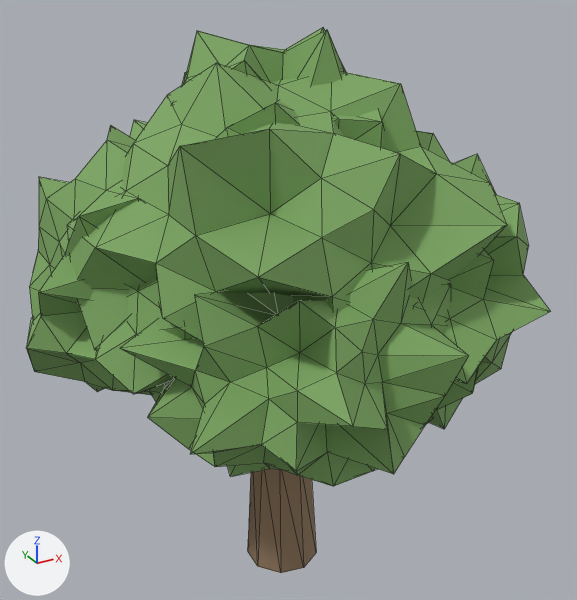
The glTF model bevy-prototype/assets/models/tree.glb as it was, and as the next commit left it.
Camera for both pictures: a 50 mm camera at (-2.88, -5.38, 5.28) aimed at (0.09, 0.02, 2.58). Arrows for +X, +Y and +Z are at lower left; the lights stay in place. The picture after the commit comes second. Mesh edges are drawn as thin lines. Where no turn or scale is listed for an object, it has been applied to the vertices. Vertices at exactly the same position are counted once.

Names of what the first picture shows: 'canopy', 'trunk'.
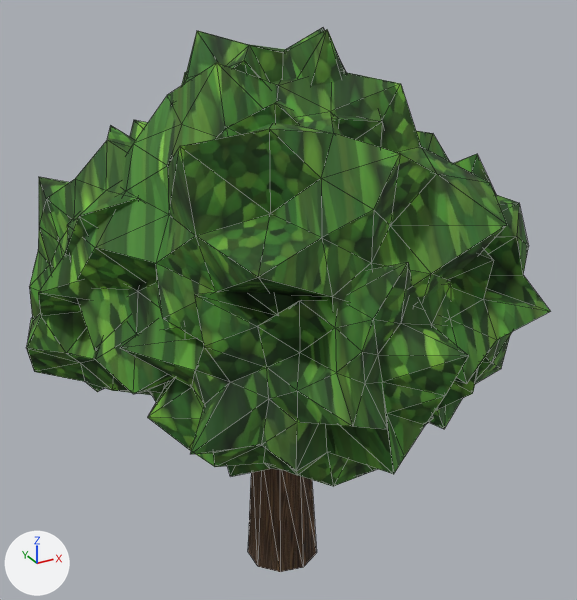
Boxes [x1, y1, x2, y2] around the edits, measured in the pictures (577 x 600 px):
```json
{"object": "canopy", "change": "surface changed", "before": [26, 27, 550, 486], "after": [26, 27, 550, 486], "on screen": "darker"}
{"object": "trunk", "change": "surface changed", "before": [248, 469, 316, 572], "after": [248, 469, 316, 572]}
```

The change, as JSON lines over the scene's bpy script:
```json
{"op": "add", "block": "img_image_2", "code": ["img_image_2 = load_image('Image_2', '_unpacked/Image_2', 512, 512, 'sRGB')"]}
{"op": "add", "block": "img_image_3", "code": ["img_image_3 = load_image('Image_3', '_unpacked/Image_3', 256, 256, 'Non-Color')"]}
{"op": "add", "block": "img_image_1", "code": ["img_image_1 = load_image('Image_1', '_unpacked/Image_1', 256, 256, 'Non-Color')"]}
{"op": "add", "block": "img_image_0", "code": ["img_image_0 = load_image('Image_0', '_unpacked/Image_0', 256, 256, 'sRGB')"]}
{"block": "mat_bark", "where": "n0 = _N.new('ShaderNodeBsdfPrincipled'); n0.name = 'Principled BSDF'"}
{"op": "remove", "block": "mat_bark", "code": "n0.inputs[0].default_value = (0.3, 0.2, 0.12, 1.0)  # 'Base Color', brown #957c61"}
{"op": "add", "block": "mat_bark", "code": "n2 = _N.new('ShaderNodeTexImage'); n2.name = 'Image Texture'"}
{"op": "add", "block": "mat_bark", "code": "n2.image = img_image_0"}
{"op": "add", "block": "mat_bark", "code": "n3 = _N.new('ShaderNodeNormalMap'); n3.name = 'Normal Map'"}
{"op": "add", "block": "mat_bark", "code": "n3.uv_map = 'UVMap'"}
{"op": "add", "block": "mat_bark", "code": "n4 = _N.new('ShaderNodeTexImage'); n4.name = 'Image Texture.001'"}
{"op": "add", "block": "mat_bark", "code": "n4.image = img_image_1"}
{"op": "add", "block": "mat_bark", "code": "_L.new(n2.outputs[0], n0.inputs[0])  # 'Color' to 'Base Color'"}
{"op": "add", "block": "mat_bark", "code": "_L.new(n3.outputs[0], n0.inputs[5])  # 'Normal' to 'Normal'"}
{"op": "add", "block": "mat_bark", "code": "_L.new(n4.outputs[0], n3.inputs[1])  # 'Color' to 'Color'"}
{"block": "mat_leaves", "change": "nodes: BsdfPrincipled, OutputMaterial"}
{"block": "mat_leaves", "change": "colours: green #7ca661"}
{"block": "mat_leaves", "change": "nodes: BsdfPrincipled, Mix, NormalMap, OutputMaterial, TexImage x2"}
{"block": "mat_leaves", "change": "colours: pale green #edffe7"}
{"block": "mat_leaves", "change": "uses the picture img_image_2"}
{"block": "mat_leaves", "change": "uses the picture img_image_3"}
{"block": "me_canopy", "where": "me_canopy.from_pydata(...)  # 810 vertices, 1600 faces; spans x -2.01..2.31, y -2.06..1.83, z 1.44..4.73"}
{"block": "me_canopy", "where": "# used by ob_canopy; location = (0.0, 0.0, 0.0)"}
{"block": "me_canopy", "change": "me_canopy part 1: texture (UV) coordinates changed"}
```
